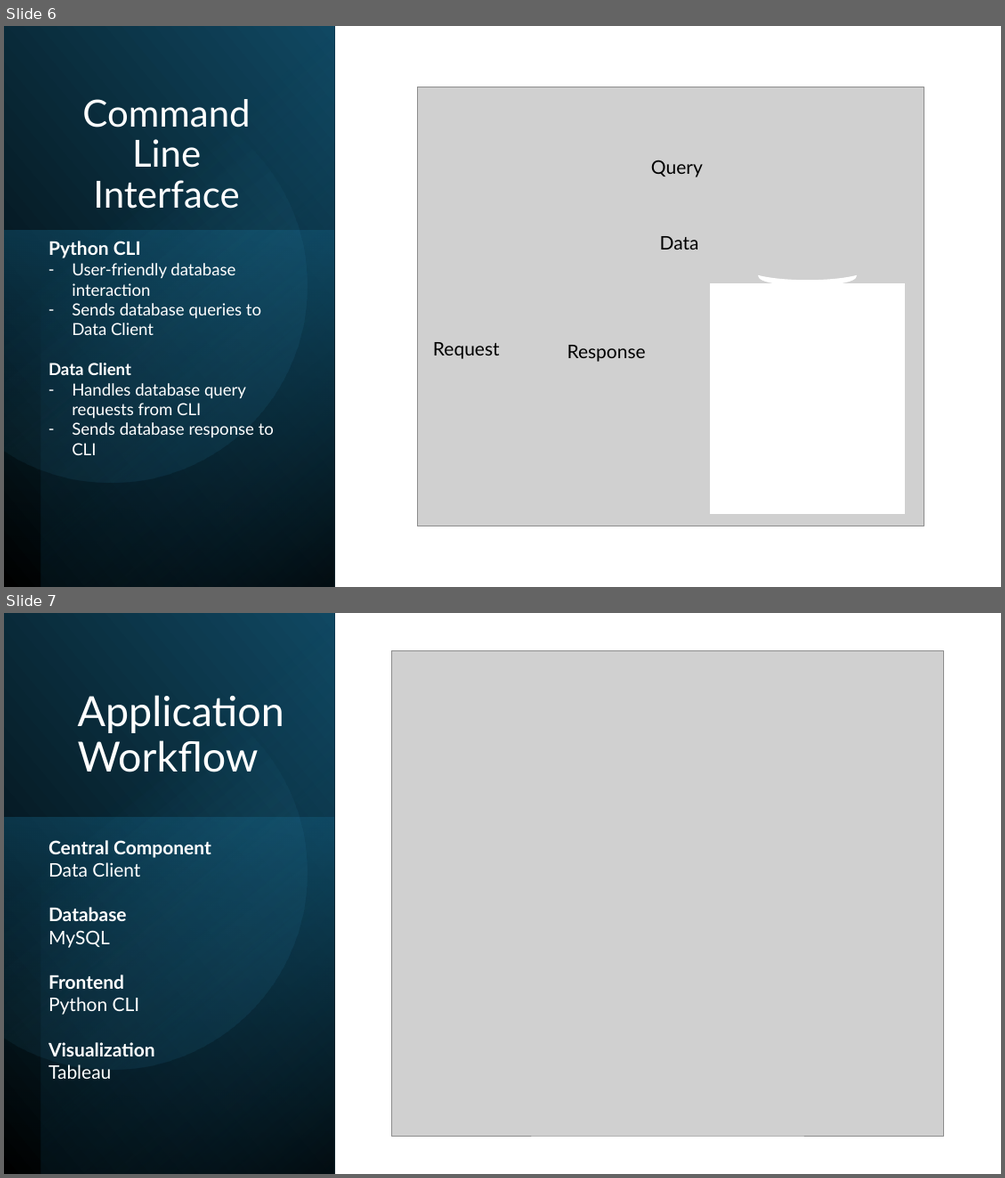
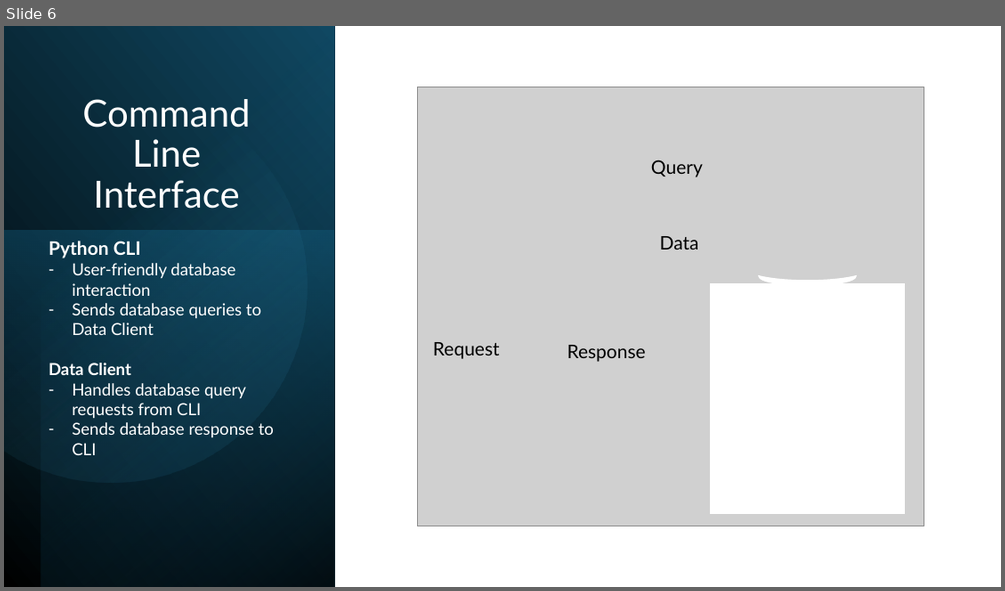
Before and after one commit to kencopas/Capstone, a slide deck: docs/Kenneth Copas - Capstone Presentation.pptx. Shown one above the other, each under a label of ours: slides 6 and 7 before the commit, slide 6 after it. The pictures are 1005x1178 and 1005x591 pixels, drawn with LibreOffice and Linux fonts; fonts in the diff are those of the drawing; grey boxes stand for pictures. Boxes give left, top, right and bottom in pixels: in the first picture for what was removed or moved away, otherwise in the second. Text is boxed around its words. In the diff, an @@ line names an element or a change of style, - is before the commit and + after.

```diff
--- a/docs/Kenneth Copas - Capstone Presentation.pptx
+++ b/docs/Kenneth Copas - Capstone Presentation.pptx
@@ slide 7 removed at bbox=[4, 613, 1001, 1174], background #FFFFFF @@
@@ rectangle removed at bbox=[4, 613, 334, 1174] @@
@@ rectangle removed at bbox=[41, 613, 334, 1174] @@
@@ freeform shape removed at bbox=[4, 652, 342, 1104] @@
@@ picture removed at bbox=[391, 651, 943, 1135] @@
@@ title removed at bbox=[78, 695, 284, 772] @@
-Application Workflow
@@ rectangle removed at bbox=[4, 818, 334, 1174] @@
@@ text removed at bbox=[48, 840, 211, 1078] @@
-Central Component
-Data Client
-Database
-MySQL
-Frontend
-Python CLI
-Visualization
-Tableau
```
Also in this commit, not shown: 4 slides changed, 1 slide added, 1 other slide removed, 6 other files.
